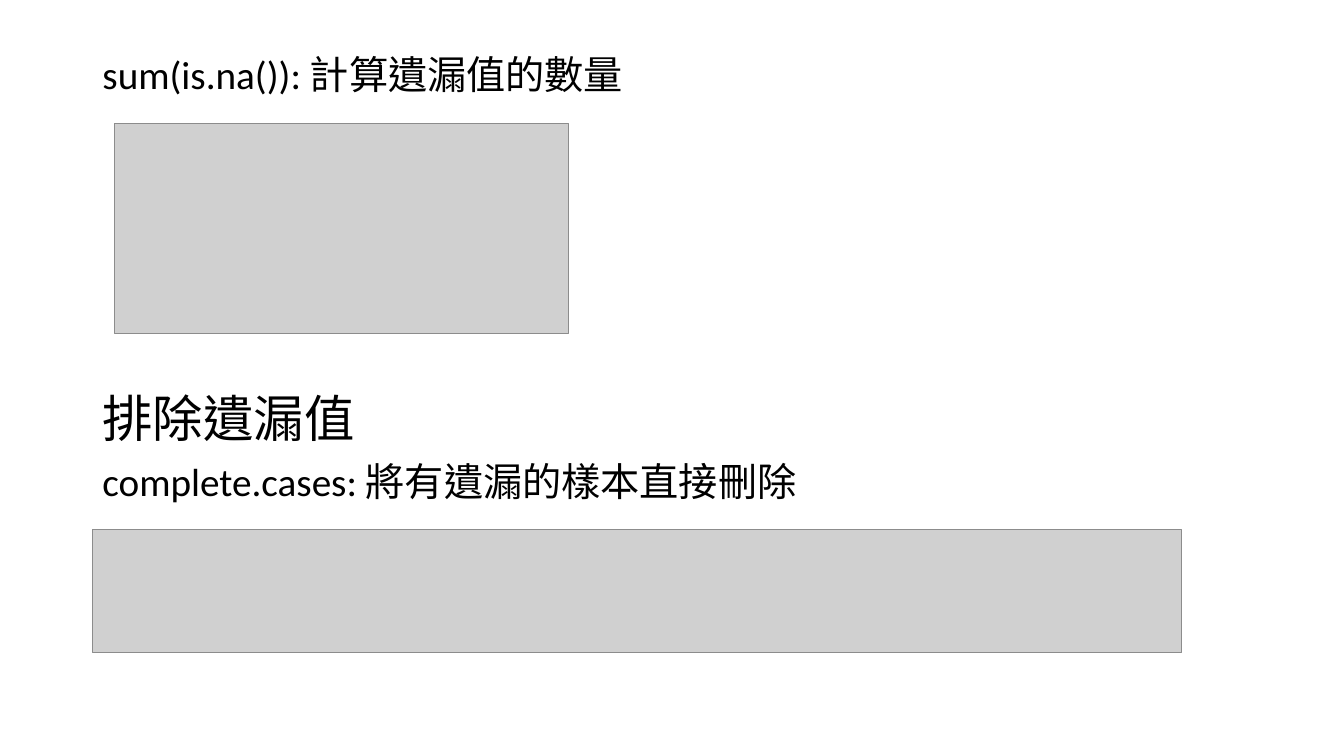
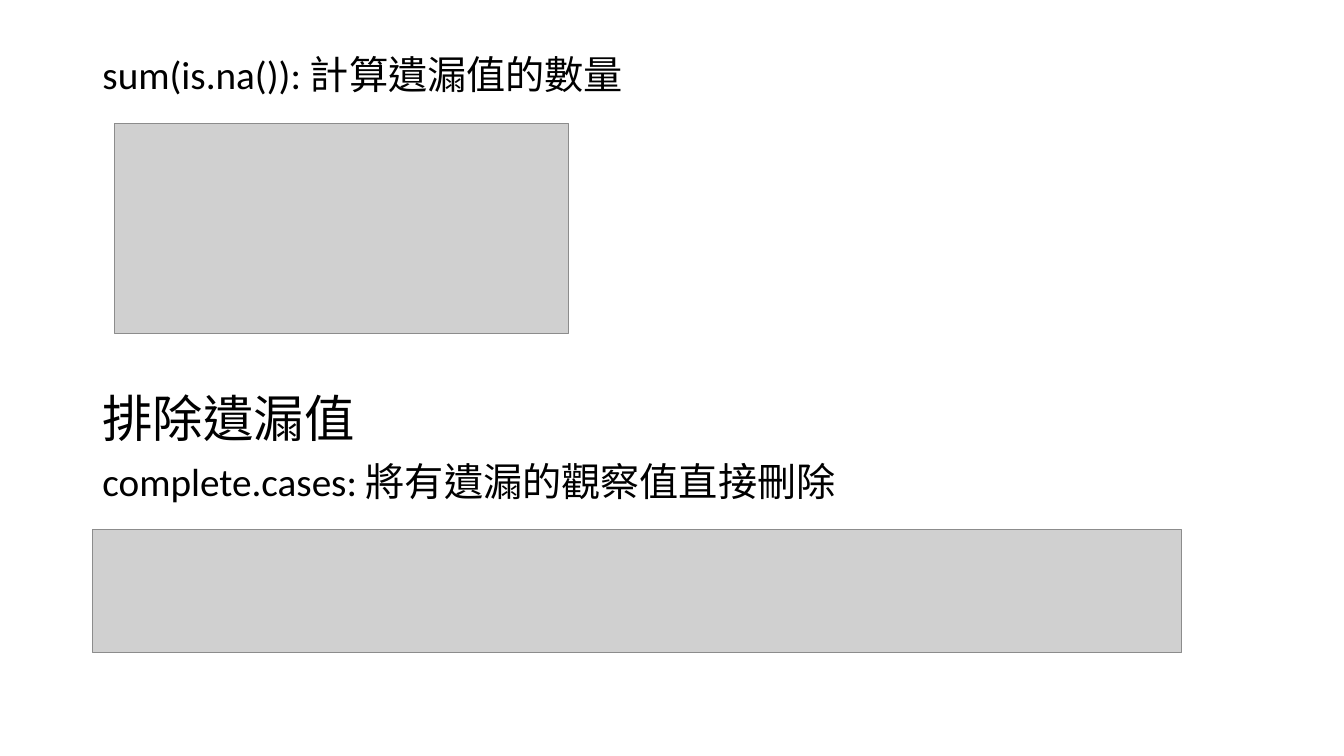
Before and after one commit to qbiexyz/R-for-NGO, a slide deck: slide 23 of ppt/應用篇2_實作簡單資料處理.pptx (slide 22 before the commit). Drawn at 1344x756 pixels with LibreOffice and Linux fonts; fonts in the diff are those of the drawing; grey boxes stand for pictures. Boxes give left, top, right and bottom in pixels: in the first picture for what was removed or moved away, otherwise in the second. Text is boxed around its words. In the diff, an @@ line names an element or a change of style, - is before the commit and + after.

```diff
--- a/ppt/應用篇2_實作簡單資料處理.pptx
+++ b/ppt/應用篇2_實作簡單資料處理.pptx
@@ text at <box>102,463,836,503</box>: text changed @@
-complete.cases: 將有遺漏的樣本直接刪除
+complete.cases: 將有遺漏的觀察值直接刪除
```
Also in this commit, not shown: 2 other slides changed, 1 slide added, 32 other files.
